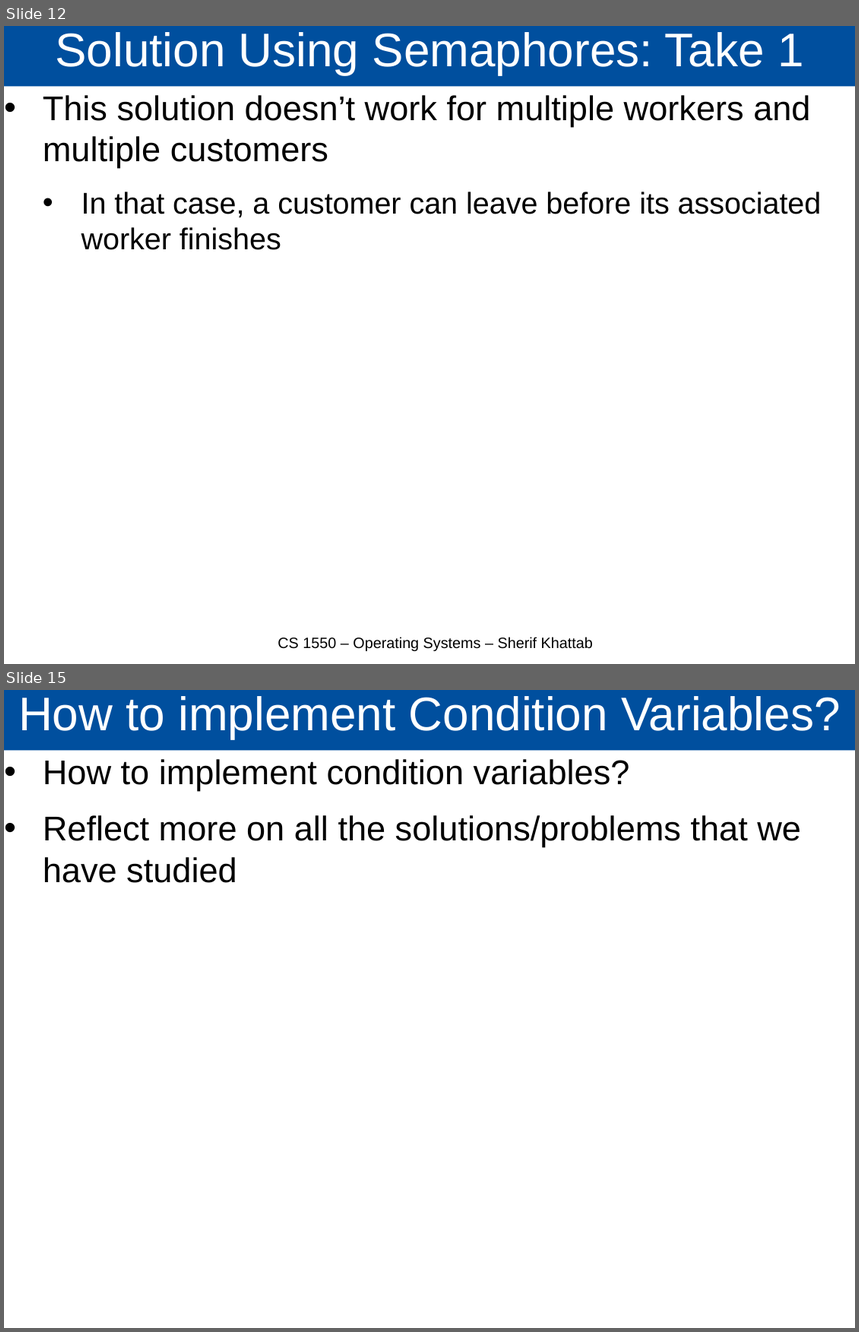
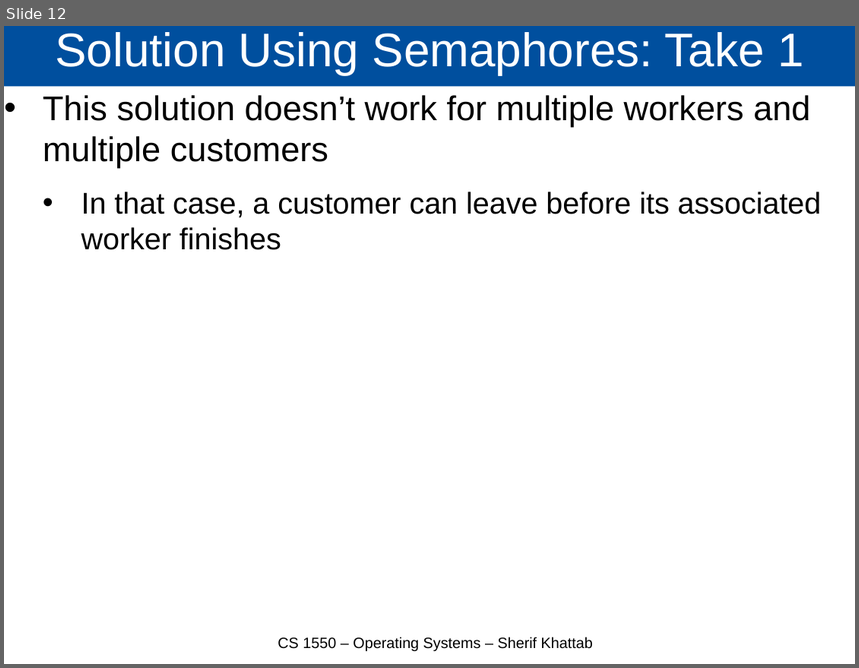
Before and after one commit to cs1550-2244/cs1550-code-handouts, a slide deck: DraftSlides/Lecture10.pptx. Shown one above the other, each under a label of ours: slides 12 and 15 before the commit, slide 12 after it; the slides between them are not shown. The pictures are 859x1332 and 859x668 pixels, drawn with LibreOffice and Linux fonts; fonts in the diff are those of the drawing. Boxes give left, top, right and bottom in pixels: in the first picture for what was removed or moved away, otherwise in the second. Text is boxed around its words. In the diff, an @@ line names an element or a change of style, - is before the commit and + after.

```diff
--- a/DraftSlides/Lecture10.pptx
+++ b/DraftSlides/Lecture10.pptx
@@ slide 15 removed at <box>4,690,855,1328</box>, background #FFFFFF @@
@@ title removed at <box>4,690,855,751</box> @@
-How to implement Condition Variables?
@@ text removed at <box>43,759,801,883</box> @@
-• How to implement condition variables?
-• Reflect more on all the solutions/problems that we have studied
```
Also in this commit, not shown: 11 other slides removed, 2 other files.
